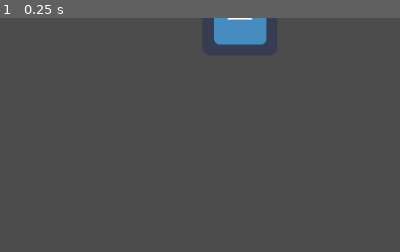
Above: before the commit, frame 1.
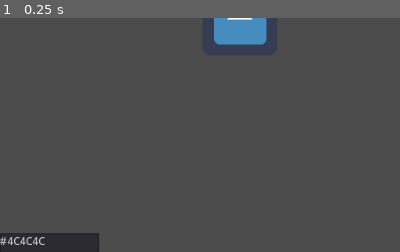
Above: after the commit, the same moment.

Repository: taedixon/vedge-godot-tool
Game: Godot game, scene res://scenes/hsl_editor.tscn
Two runs of this game, one before a commit and one after it. Both use one fixed random seed, a clock stepped at 60 frames per second and the inputs below. The engine's default icon, where the game draws it, is replaced by a stand-in: a white triangle on a blue panel in a dark square.
Inputs:
- Up to frame 1 (0.25 s): no input
The pictures show only the part of the screen within x 0-50%, y 50-100%; the shares and areas given below are measured in that part.

The runs differ from the first frame. In frame 1, 1.9% of the frame differs, in the area x 0-25%, y 91-100%.

Commit message:
Allow changing background colour

Diff:
--- a/scenes/hsl_controller.gd
+++ b/scenes/hsl_controller.gd
@@ -14,6 +14,7 @@
 onready var sprite = $"center/Control/Sprite"
 onready var text_err = $"panel/margin/list/err"
 onready var text_all = $"panel/margin/list/text_combine"
+onready var text_bg = $"bgcolor_panel/TextEdit"
 
 var sprite_hsv = Vector3(0, 0, 0)
 var sprite_bca = Vector3(0, 1, 1)
@@ -104,3 +105,8 @@
 	s_cont.value = 1
 	var s_alpha = $"panel/margin/list/slider_alpha"
 	s_alpha.value = 1
+
+
+func _on_colour_text_changed():
+	var parsed = Color(text_bg.text)
+	VisualServer.set_default_clear_color(parsed)
--- a/scenes/hsl_editor.tscn
+++ b/scenes/hsl_editor.tscn
@@ -297,6 +297,24 @@
 [node name="Sprite" type="Sprite" parent="center/Control"]
 material = SubResource( 1 )
 texture = ExtResource( 1 )
+
+[node name="bgcolor_panel" type="Panel" parent="."]
+anchor_top = 0.967
+anchor_right = 0.124
+anchor_bottom = 1.0
+margin_top = -4.20001
+margin_right = 0.0239944
+__meta__ = {
+"_edit_use_anchors_": false
+}
+
+[node name="TextEdit" type="TextEdit" parent="bgcolor_panel"]
+anchor_right = 1.0
+anchor_bottom = 1.058
+text = "#4C4C4C"
+__meta__ = {
+"_edit_use_anchors_": false
+}
 [connection signal="value_changed" from="panel/margin/list/slider_hue" to="." method="on_hue_changed"]
 [connection signal="value_changed" from="panel/margin/list/slider_sat" to="." method="on_sat_changed"]
 [connection signal="value_changed" from="panel/margin/list/slider_light" to="." method="_on_lightness_changed"]
@@ -305,3 +323,4 @@
 [connection signal="value_changed" from="panel/margin/list/slider_alpha" to="." method="on_alpha_changed"]
 [connection signal="value_changed" from="panel/margin/list/slider_scale" to="." method="on_scale_changed"]
 [connection signal="pressed" from="panel/margin/list/Button" to="." method="on_reset_pressed"]
+[connection signal="text_changed" from="bgcolor_panel/TextEdit" to="." method="_on_colour_text_changed"]
